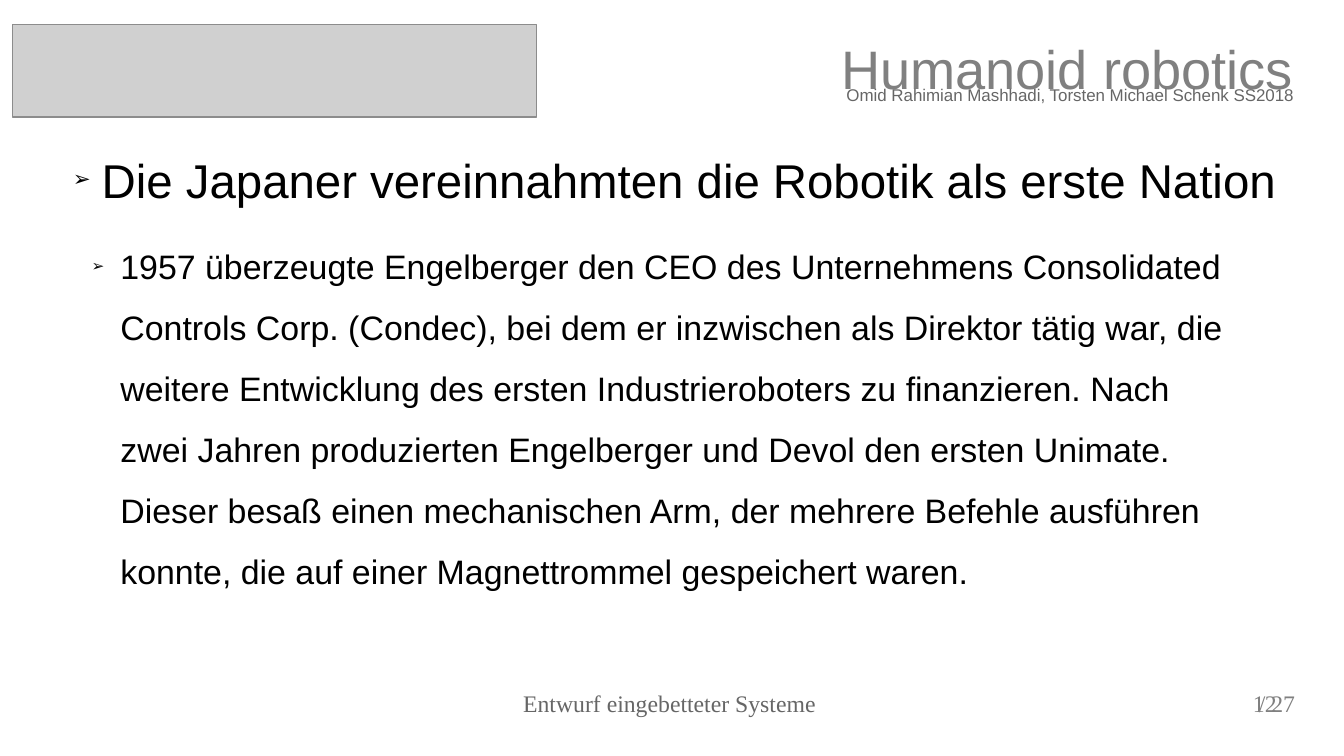
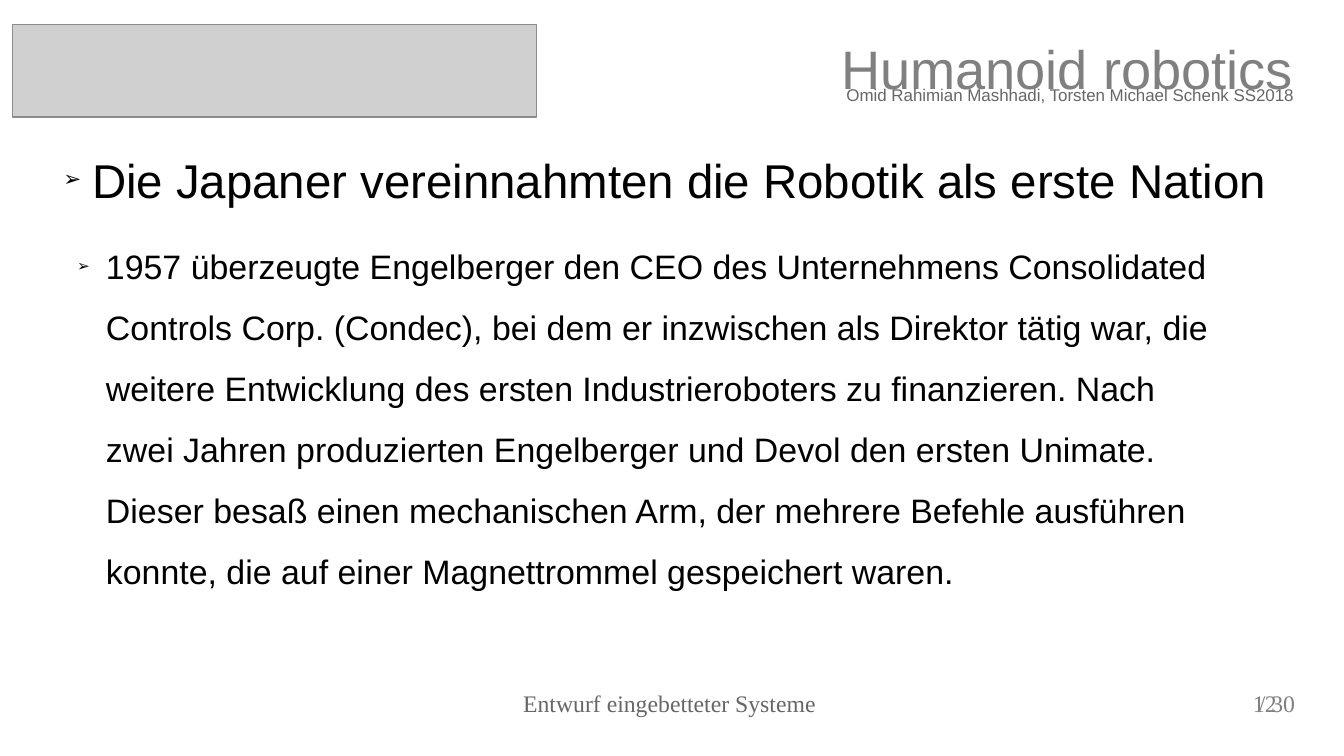
Before and after one commit to torstenschenk/beuth-avatar-ss2018, a slide deck: slide 12 of Presentation/HumanoidRobotic.odp. Drawn at 1344x756 pixels with LibreOffice and Linux fonts; fonts in the diff are those of the drawing; grey boxes stand for pictures. Boxes give left, top, right and bottom in pixels: in the first picture for what was removed or moved away, otherwise in the second. Text is boxed around its words. In the diff, an @@ line names an element or a change of style, - is before the commit and + after.

```diff
--- a/Presentation/HumanoidRobotic.odp
+++ b/Presentation/HumanoidRobotic.odp
@@ text "Die Japaner vereinnahmten die Robotik ...": place and size @@
-text "Die Japaner vereinnahmten die Robotik ..." at bbox=[102, 163, 1276, 208]
+text "Die Japaner vereinnahmten die Robotik ..." at bbox=[92, 163, 1266, 208]
@@ text "1957 überzeugte Engelberger den CEO ...": place and size @@
-text "1957 überzeugte Engelberger den CEO ..." at bbox=[120, 254, 1222, 590]
+text "1957 überzeugte Engelberger den CEO ..." at bbox=[106, 254, 1208, 590]
@@ text at bbox=[1271, 696, 1295, 712]: text changed @@
-/ 27
+/ 30
```
Also in this commit, not shown: 23 other slides changed, 5 slides added, 2 slides removed, 12 other files.
